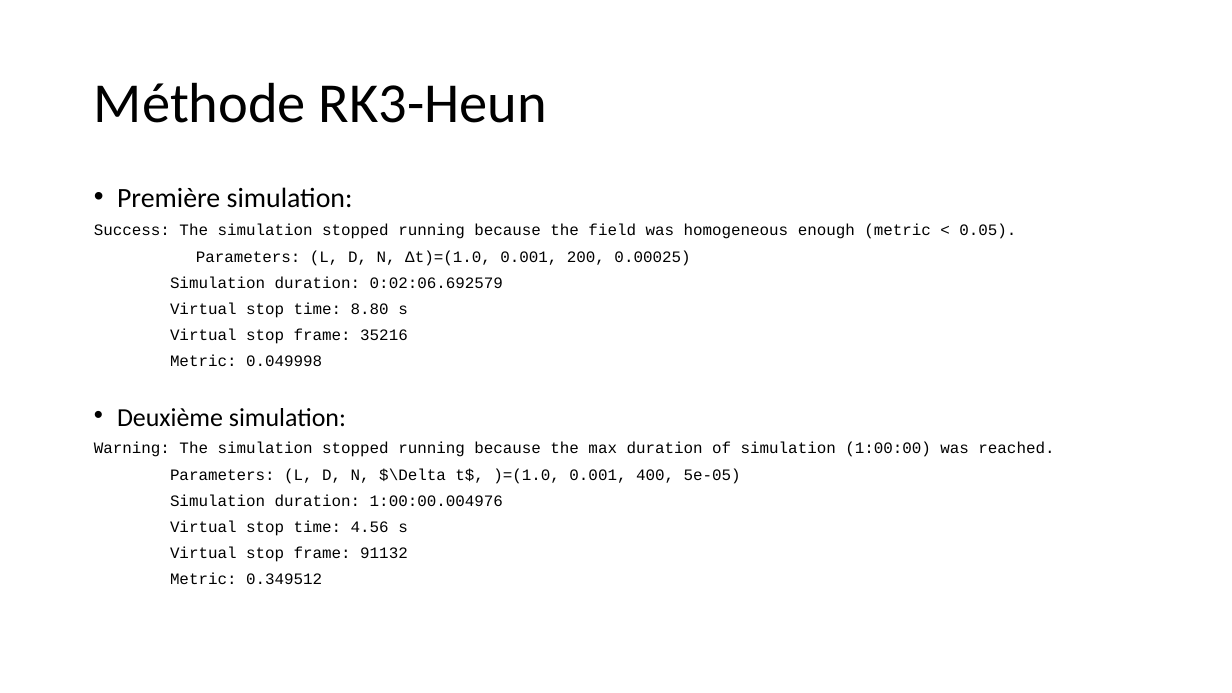
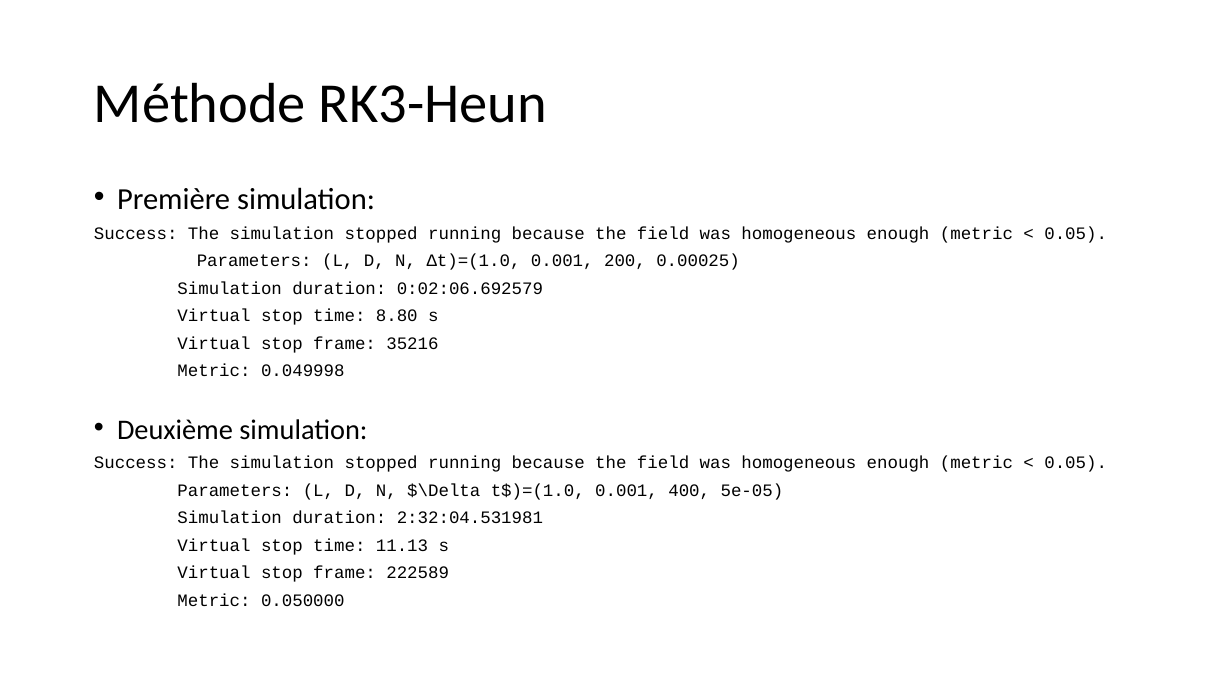
Before and after one commit to Tranchant2001/TC5, a slide deck: slide 2 of Résultats projet n°1.pptx. Drawn at 1232x693 pixels with LibreOffice and Linux fonts; fonts in the diff are those of the drawing. Boxes give left, top, right and bottom in pixels: in the first picture for what was removed or moved away, otherwise in the second. Text is boxed around its words. In the diff, an @@ line names an element or a change of style, - is before the commit and + after.

Commit message:
2 simulations with RK3.
Results synthsized within the ppt file. But no convergence of the result observed.The RK method costs too much time to pursue thinner grid simulations. To be continued...

```diff
--- a/Résultats projet n°1.pptx
+++ b/Résultats projet n°1.pptx
@@ text at (94, 187, 1107, 440): size 21.7 to 23.8 pt in "Première simulation:"; size 12.4 to 13.6 pt in "Success: The simulation stopped running because the ...", "Parameters: (L, D, N, Δt)=(1.0, 0.001, 200, ...", "Simulation duration: 0:02:06.692579", "Virtual stop time: 8.80 s" and 2 more places; size 20.1 to 22.1 pt in "Deuxième simulation:" @@
@@ text at (94, 456, 1107, 606): text changed; size 12.4 to 13.6 pt @@
-Warning: The simulation stopped running because the max duration of simulation (1:00:00) was reached.
-Parameters: (L, D, N, $\Delta t$, )=(1.0, 0.001, 400, 5e-05)
-Simulation duration: 1:00:00.004976
-Virtual stop time: 4.56 s
-Virtual stop frame: 91132
-Metric: 0.349512
+Success: The simulation stopped running because the field was homogeneous enough (metric < 0.05).
+Parameters: (L, D, N, $\Delta t$)=(1.0, 0.001, 400, 5e-05)
+Simulation duration: 2:32:04.531981
+Virtual stop time: 11.13 s
+Virtual stop frame: 222589
+Metric: 0.050000
```
Also in this commit, not shown: 1 other slide changed, 1 slide added, 1 other file.
